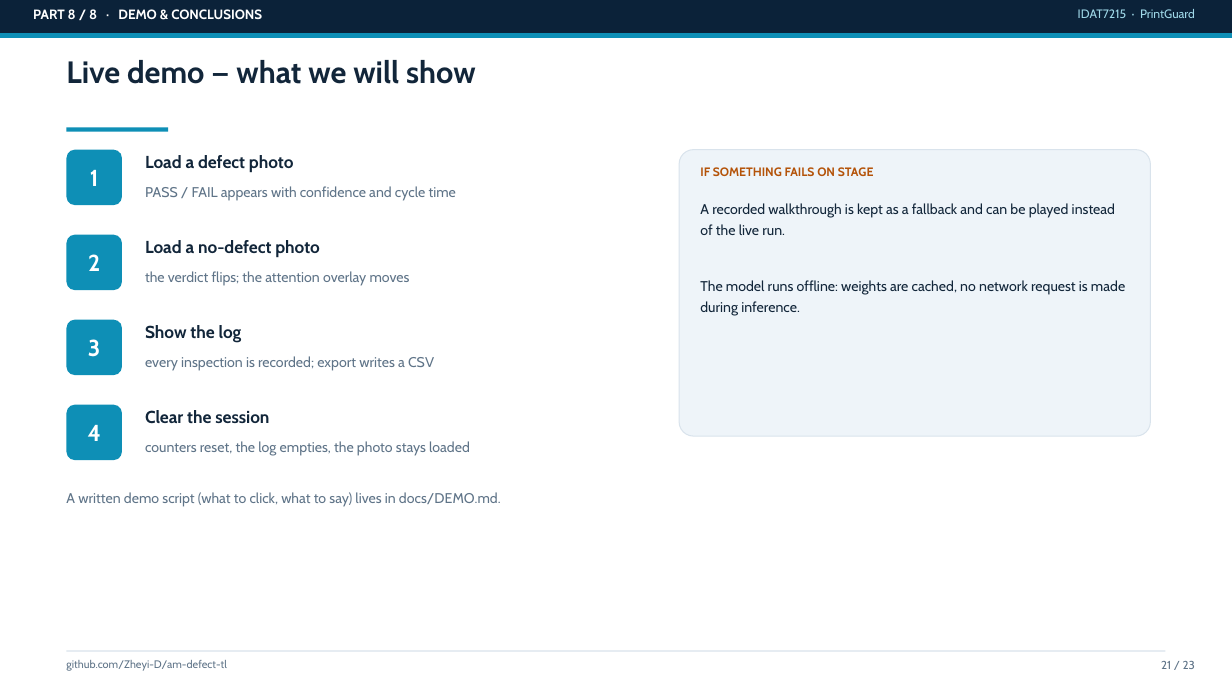
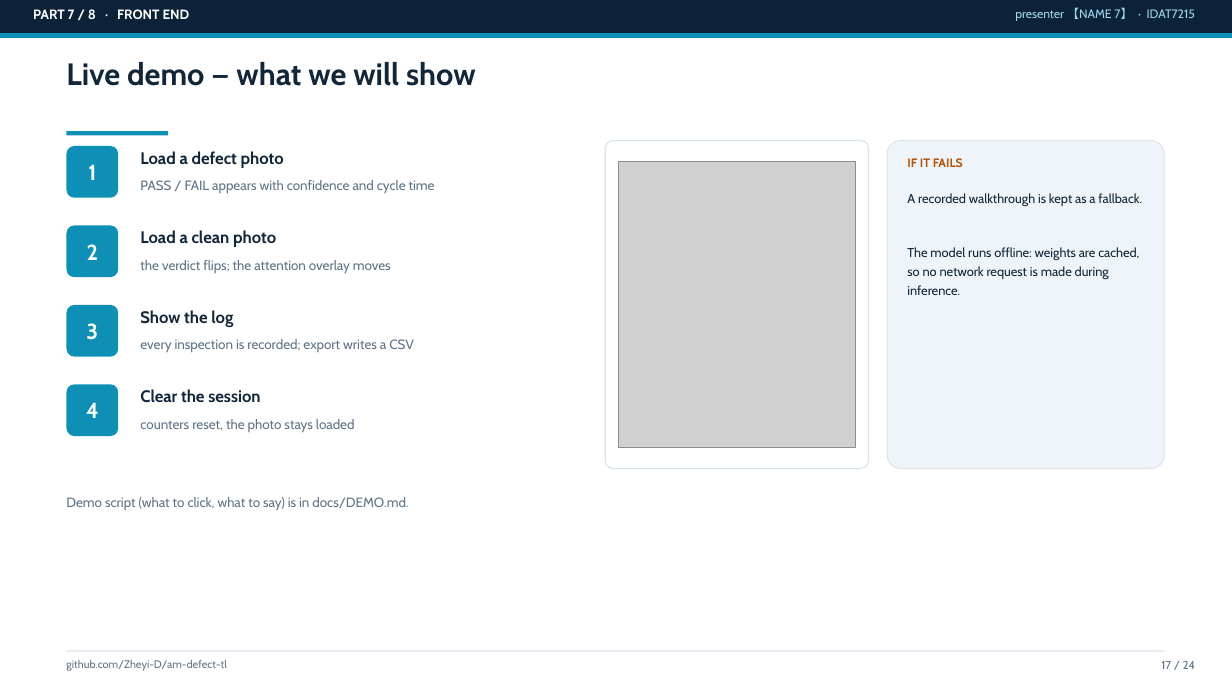
Before and after one commit to Zheyi-D/am-defect-tl, a slide deck: slide 17 of reports/slides_draft.pptx (slide 21 before the commit). Drawn at 1232x693 pixels with LibreOffice and Linux fonts; fonts in the diff are those of the drawing; grey boxes stand for pictures. Boxes give left, top, right and bottom in pixels: in the first picture for what was removed or moved away, otherwise in the second. Text is boxed around its words. In the diff, an @@ line names an element or a change of style, - is before the commit and + after.

```diff
--- a/reports/slides_draft.pptx
+++ b/reports/slides_draft.pptx
@@ text at (x1=33, y1=9, x2=190, y2=19): text changed @@
-PART 8 / 8 · DEMO & CONCLUSIONS
+PART 7 / 8 · FRONT END
@@ text added at (x1=1015, y1=7, x2=1195, y2=21), 9.5 pt, text #9FD8E8 @@
+presenter 【NAME 7】 · IDAT7215
@@ text removed at (x1=1078, y1=9, x2=1195, y2=18) @@
-IDAT7215 · PrintGuard
@@ rectangle moved from (x1=67, y1=128, x2=168, y2=131) to (x1=67, y1=131, x2=168, y2=135) @@
@@ rounded rectangle resized from (x1=67, y1=150, x2=122, y2=205) to (x1=67, y1=146, x2=118, y2=198) @@
@@ rounded rectangle added at (x1=605, y1=140, x2=869, y2=469), fill #FFFFFF, outline #D9E3EC 0.9 pt @@
@@ rounded rectangle resized from (x1=679, y1=150, x2=1151, y2=436) to (x1=887, y1=140, x2=1165, y2=469) @@
@@ picture added at (x1=618, y1=162, x2=856, y2=448) @@
@@ text at (x1=907, y1=158, x2=963, y2=167): text changed @@
-IF SOMETHING FAILS ON STAGE
+IF IT FAILS
@@ text at (x1=907, y1=193, x2=1142, y2=295): text changed; size 11 to 10 pt @@
-A recorded walkthrough is kept as a fallback and can be played instead of the live run.
-The model runs offline: weights are cached, no network request is made during inference.
+A recorded walkthrough is kept as a fallback.
+The model runs offline: weights are cached, so no network request is made during inference.
@@ text "2" moved from (x1=88, y1=254, x2=100, y2=271) to (x1=87, y1=244, x2=99, y2=260) @@
@@ rounded rectangle resized from (x1=67, y1=235, x2=122, y2=290) to (x1=67, y1=226, x2=118, y2=277) @@
@@ text at (x1=140, y1=230, x2=276, y2=247): text changed; size 13.5 to 13 pt @@
-Load a no-defect photo
+Load a clean photo
@@ text "the verdict flips; the attention ..." moved from (x1=145, y1=271, x2=410, y2=285) to (x1=140, y1=260, x2=391, y2=273) @@
@@ text "3" moved from (x1=88, y1=339, x2=100, y2=357) to (x1=86, y1=323, x2=98, y2=340) @@
@@ rounded rectangle resized from (x1=67, y1=320, x2=122, y2=375) to (x1=67, y1=305, x2=118, y2=357) @@
@@ text "Show the log" moved from (x1=145, y1=325, x2=242, y2=343) to (x1=140, y1=310, x2=233, y2=327) @@
@@ size 11 to 10.5 pt in 3 elements at (x1=140, y1=180, x2=435, y2=193), (x1=140, y1=260, x2=391, y2=273), (x1=140, y1=339, x2=414, y2=352) @@
@@ text "every inspection is recorded; export ..." moved from (x1=145, y1=356, x2=434, y2=370) to (x1=140, y1=339, x2=414, y2=352) @@
@@ size 18 to 17 pt in 4 elements at (x1=88, y1=164, x2=96, y2=180), (x1=87, y1=244, x2=99, y2=260), (x1=86, y1=323, x2=98, y2=340), (x1=86, y1=402, x2=99, y2=418) @@
@@ text "4" moved from (x1=88, y1=425, x2=101, y2=441) to (x1=86, y1=402, x2=99, y2=418) @@
@@ rounded rectangle resized from (x1=67, y1=405, x2=122, y2=460) to (x1=67, y1=384, x2=118, y2=436) @@
@@ size 13.5 to 13 pt in 3 elements at (x1=140, y1=151, x2=284, y2=168), (x1=140, y1=310, x2=233, y2=327), (x1=140, y1=389, x2=260, y2=403) @@
@@ text "Clear the session" moved from (x1=145, y1=410, x2=269, y2=424) to (x1=140, y1=389, x2=260, y2=403) @@
@@ text at (x1=140, y1=419, x2=355, y2=432): text changed; size 11 to 10.5 pt @@
-counters reset, the log empties, the photo stays loaded
+counters reset, the photo stays loaded
@@ text at (x1=66, y1=497, x2=408, y2=510): text changed; size 11 to 10.5 pt @@
-A written demo script (what to click, what to say) lives in docs/DEMO.md.
+Demo script (what to click, what to say) is in docs/DEMO.md.
@@ text at (x1=1161, y1=661, x2=1196, y2=669): text changed @@
-21 / 23
+17 / 24
```
Also in this commit, not shown: 18 other slides changed, 5 slides added, 4 slides removed, 2 other files.
